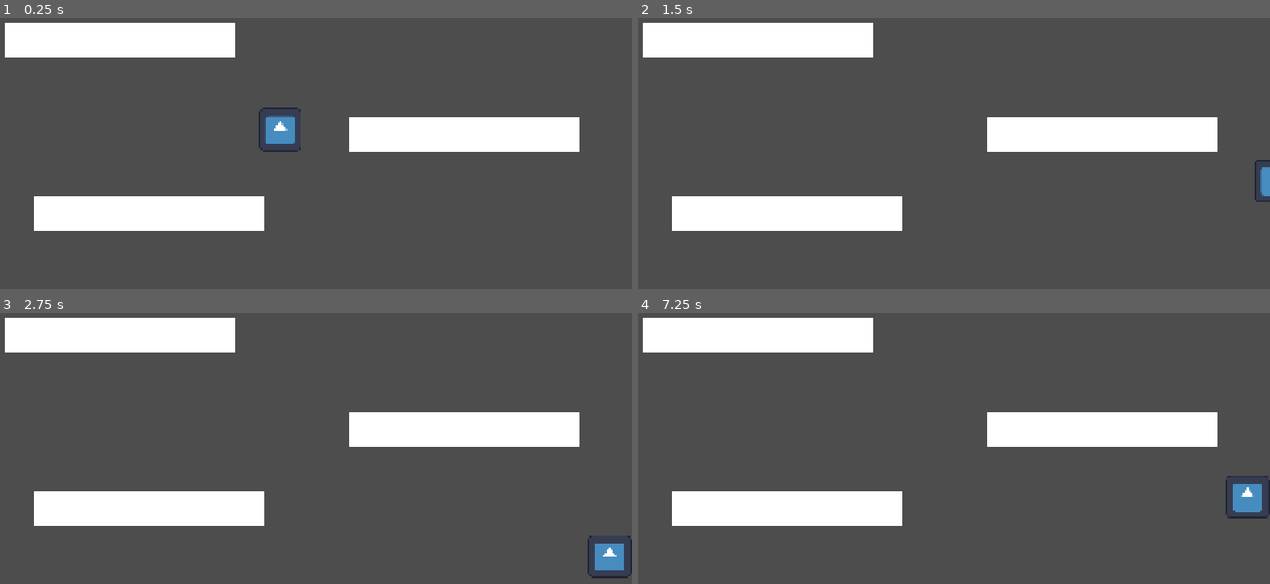
Above: before the commit, frames 1-4 (two rows, left to right).
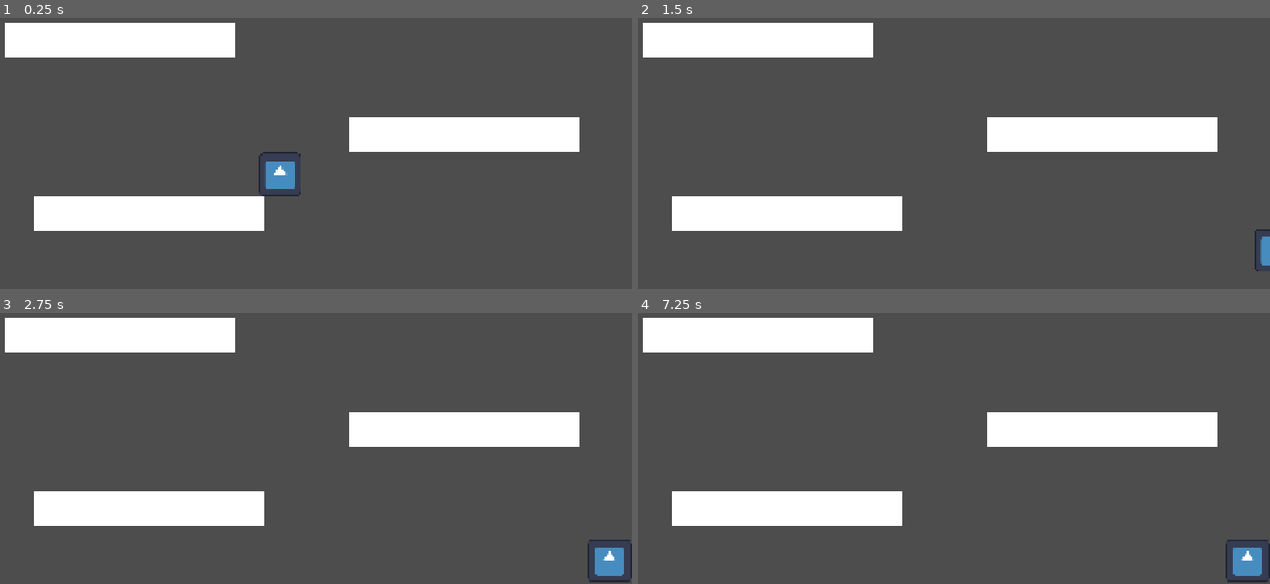
Above: after the commit, the same moments.

Repository: LolTape/IMT3603-Game-Project
Game: Godot game, scene res://game.tscn
Two runs of this game, one before a commit and one after it. Both use one fixed random seed, a clock stepped at 60 frames per second and the inputs below. The engine's default icon, where the game draws it, is replaced by a stand-in: a white triangle on a blue panel in a dark square.
Inputs:
- Up to frame 1 (0.25 s): no input
- Up to frame 2 (1.5 s): hold Right (right) from 0.53 s (still down); tap Up (jump) at 0.6, 0.77, 1.07, 1.35 s
- Up to frame 3 (2.75 s): tap Up (jump) at 1.52, 1.82, 2.1 s; tap Enter at 2 s; release Right (right) at 2.03 s; hold Left (left) from 2.03 s (still down)
- Up to frame 4 (7.25 s): release Left (left) at 2.78 s; hold Right (right) 2.78-4.28 s; tap Up (jump) at 2.85, 3.02, 3.32, 3.6, 3.77, 4.07, 4.35, 4.52, 4.82, 5.1, 5.85, 6.02, 6.32, 6.6, 6.77, 7.07 s; tap Space at 3.5, 5, 6.5 s; tap Enter at 4.25, 5.75 s; hold Left (left) 4.28-5.03 s; hold Right (right) 5.03-5.78 s; hold Left (left) from 5.78 s (still down)

The runs differ from the first frame. In frame 1, 1.2% of the frame differs, in the area x 40-48%, y 33-66%; in frame 2, 0.4%; in frame 3, 0.4%; in frame 4, 1.3%, in the area x 92-100%, y 60-100%.

Commit message:
feature(movement): made variables more intuitive and made seperate jump and fall gravity
Co-authored-by: Andreas Castro Messel <andrecme@stud.ntnu.no>

Diff:
--- a/project/entities/character/character.gd
+++ b/project/entities/character/character.gd
@@ -1,13 +1,15 @@
 extends CharacterBody2D
 
 @export var acceleration = 500
-@export var gravity = 50
-@export var jump_height : float = 2
 var horizontalDrag = 0.7
-# @export var jump_time_to_peak : float
-# @export var jump_time_to_descent : float
 
-@onready var jump_speed = -sqrt(jump_height * 1000000)
+@export var jump_height : float
+@export var jump_time_to_peak : float
+@export var jump_time_to_descent : float
+
+@onready var jump_velocity : float = ((2.0 * jump_height) / jump_time_to_peak) * -1.0
+@onready var jump_gravity : float = ((2.0 * jump_height) / pow(jump_time_to_peak, 2.0)) * 1.0
+@onready var fall_gravity : float = ((-2.0 * jump_height) / (jump_time_to_descent * jump_time_to_descent)) * -1.0
 
 # Called when the node enters the scene tree for the first time.
 func _ready() -> void:
@@ -18,22 +20,23 @@
 func _process(delta: float) -> void:
 	pass
 
+func _physics_process(delta: float):
+
+	if Input.is_action_just_pressed("jump") and is_on_floor():
+		jump()
+
+	apply_input()
+	velocity += Vector2.DOWN * gravity()
+	velocity.x *= horizontalDrag
+
+	move_and_slide()
+
 func jump():
-	var on_ground = is_on_floor()
-	if on_ground:
-		velocity.y += jump_speed
+	velocity.y += jump_velocity
 
 func apply_input():
 	var direction = Input.get_axis("left", "right")
 	velocity.x += direction * acceleration
 
-	if Input.is_action_just_pressed("jump"):
-		jump()
-
-
-func _physics_process(delta: float):
-	apply_input()
-	velocity += Vector2.DOWN * gravity
-	velocity.x *= horizontalDrag
-
-	move_and_slide()
+func gravity() -> float:
+	return jump_gravity if velocity.y < 0.0 else fall_gravity
--- a/project/game.tscn
+++ b/project/game.tscn
@@ -20,6 +20,9 @@
 [node name="character" parent="." unique_id=262826605 instance=ExtResource("1_80nbo")]
 position = Vector2(875, 506)
 slide_on_ceiling = false
+jump_height = 20000.0
+jump_time_to_peak = 20.0
+jump_time_to_descent = 15.0
 
 [node name="StaticBody2D" type="StaticBody2D" parent="." unique_id=1391495661]
 
Not shown: 1 places in project/entities/character/character.tscn that only renumber resources
